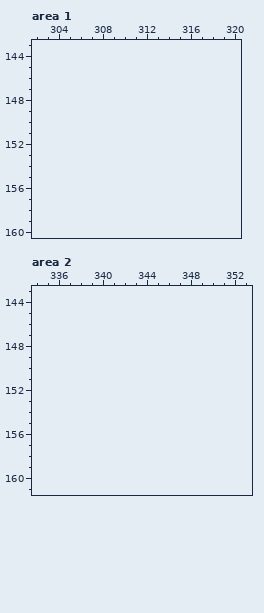
Two states of a pixel-art file, aseprite/malum_rock_textures.ase. Above: the version before the commit.
272x272 pixels, 1 frame. Colours within 5 levels of each other are drawn and written as one. Shown: area 1: x 302..320, y 143..160; area 2: x 334..353, y 143..161. The old version is drawn lined up with the new one, on the new canvas. The commit also changed other parts of the picture, which this record leaves out.
Palette (. is transparent): 
After:
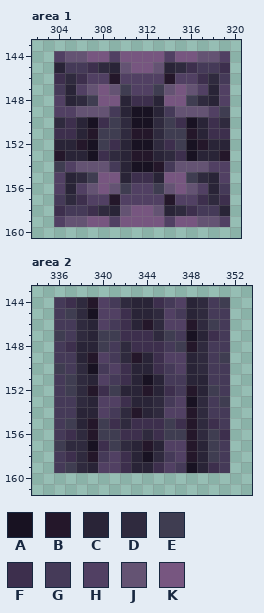
Colours new in this view: A #181222  B #24172a  C #292437  D #2f2a3e  E #3f3d51  F #3d2f4d  G #453a58  H #514063  J #645373  K #775680
From old to new:
canvas 272x272 -> 512x272
Changed rows in their new state; - is an unchanged pixel.
Area 1:
first column x 304:
144 HJJKKHKKKKHKKJJH
145 CGGFDCJKKJCDFGGF
146 FDFHHBHHHHBHHFDG
147 GCHJKJEHHEJKJHCH
148 HCDEKKCFFCKKEDCH
149 HHJJJGCAACGJJJHE
150 DFCAFEDAADEFACFD
151 FFCBEEDBBDEEBCFF
152 CCBAEFCAADFEABCC
153 BCCAFDCBBCDFACCB
154 EHJJJGCAABGJJJHH
155 HCDEKKCFFCKKEDCH
156 HCHJKJEHHEJKJHCG
157 GDFHHBHHHHBHHFDF
158 FGGFDCJKKJCDFGGC
159 HJJKKHKKKKHKKJJH
Area 2:
first column x 336:
144 GFDBHGDCCFGHCDGE
145 GEDAHHFCCDHGCDGG
146 GGDCHGFCBDHHBDEG
147 EGDCEEFFFDEGACFG
148 GFCCEGDFFFGEBDGG
149 GGCBHGDBCFHHCDGE
150 EGDAGHFCCFGHCDGG
151 GEDCHGFCACGGCCGG
152 GEDBFECCBCFGBCEG
153 GGDCHHFCCDGHADGE
154 GGCCHGDBCDHHBDGG
155 GECBEFDFFFEFBDFG
156 GFDBEEFFDFEEBDEF
157 EDDAFEDCBCHHBCEG
158 GFDBGHFCADGHBCEG
159 GEDCHHFCCFHGACFG
Changed places in both pictures, as pixel boxes (x1, y1, x2, y2):
added: (54, 51, 230, 227)
added: (54, 297, 230, 473)
